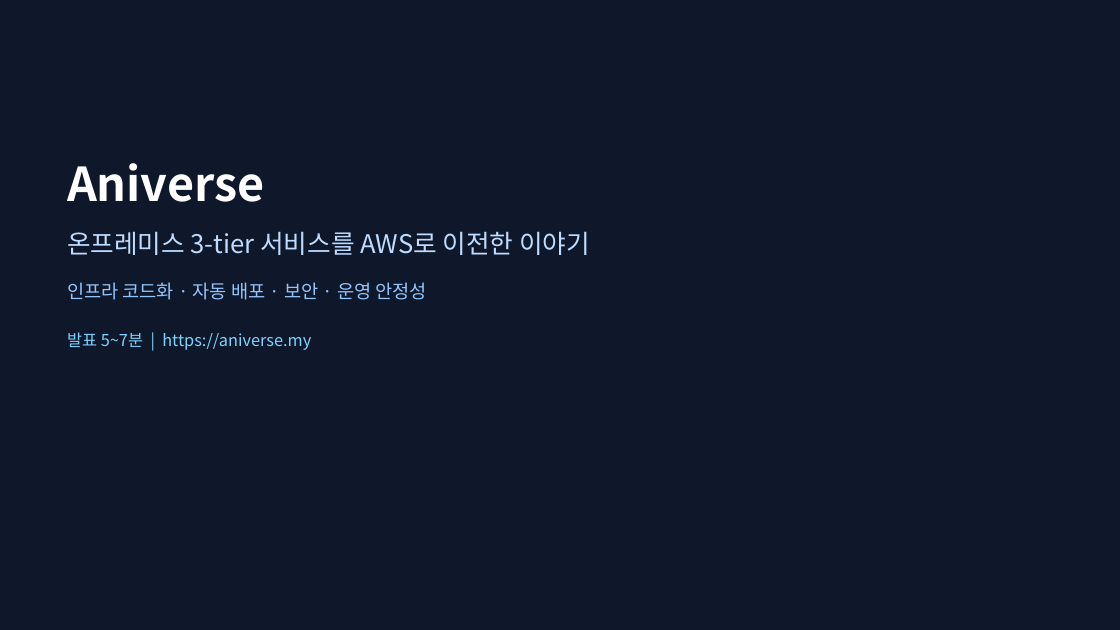
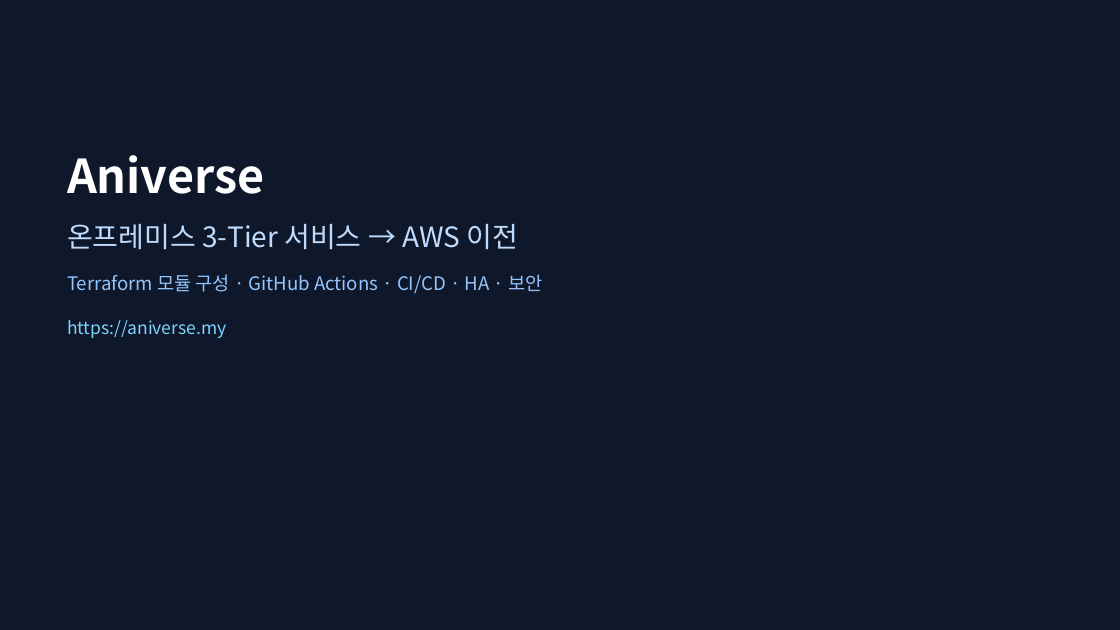
Before and after one commit to ho0215/anime-project-infra, a slide deck: slide 1 of docs/presentation/ppt/Aniverse_발표_강사용.pptx. Drawn at 1120x630 pixels with LibreOffice and Linux fonts; fonts in the diff are those of the drawing. Boxes give left, top, right and bottom in pixels: in the first picture for what was removed or moved away, otherwise in the second. Text is boxed around its words. In the diff, an @@ line names an element or a change of style, - is before the commit and + after.

```diff
--- a/docs/presentation/ppt/Aniverse_발표_강사용.pptx
+++ b/docs/presentation/ppt/Aniverse_발표_강사용.pptx
@@ text "Aniverse": place and size @@
-text "Aniverse" at <box>67,163,590,350</box>
+text "Aniverse" at <box>67,155,543,338</box>
@@ text at <box>67,224,543,338</box>: text changed; size 14 to 16 pt; text colour #7DD3FC to #93C5FD @@
-온프레미스 3-tier 서비스를 AWS로 이전한 이야기
-인프라 코드화 · 자동 배포 · 보안 · 운영 안정성
-발표 5~7분 | https://aniverse.my
+온프레미스 3-Tier 서비스 → AWS 이전
+Terraform 모듈 구성 · GitHub Actions · CI/CD · HA · 보안
+https://aniverse.my
```
Also in this commit, not shown: 4 other slides changed, 8 slides added, 5 slides removed, 8 other files.
